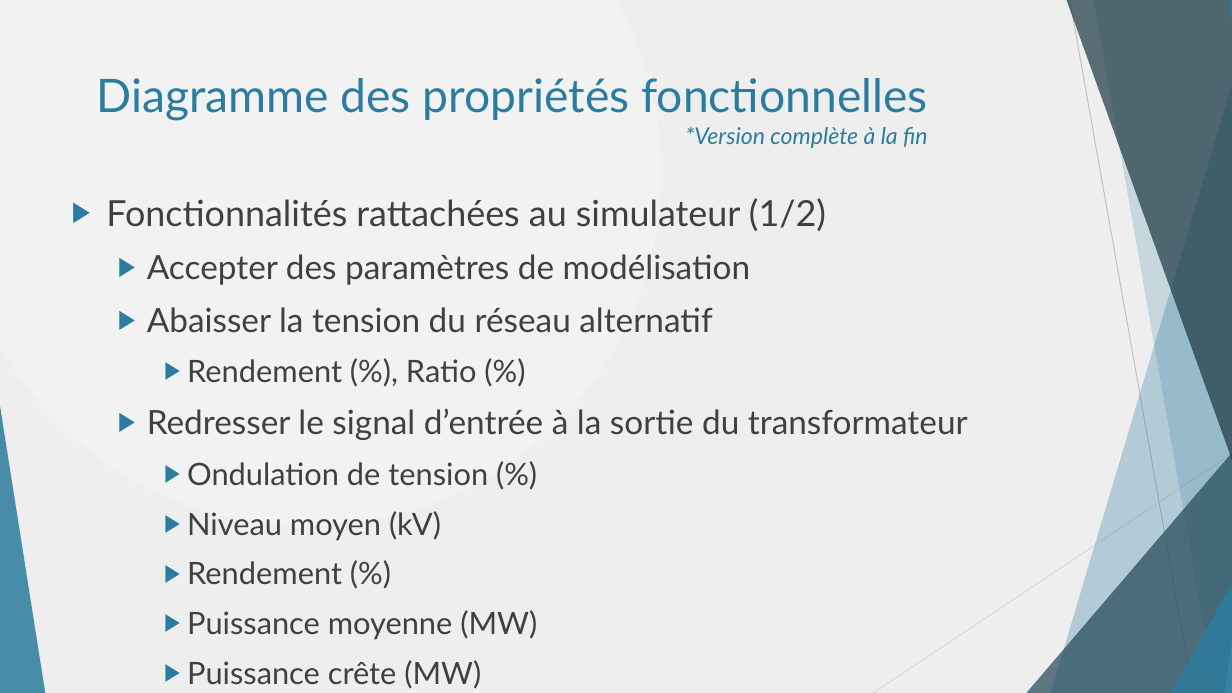
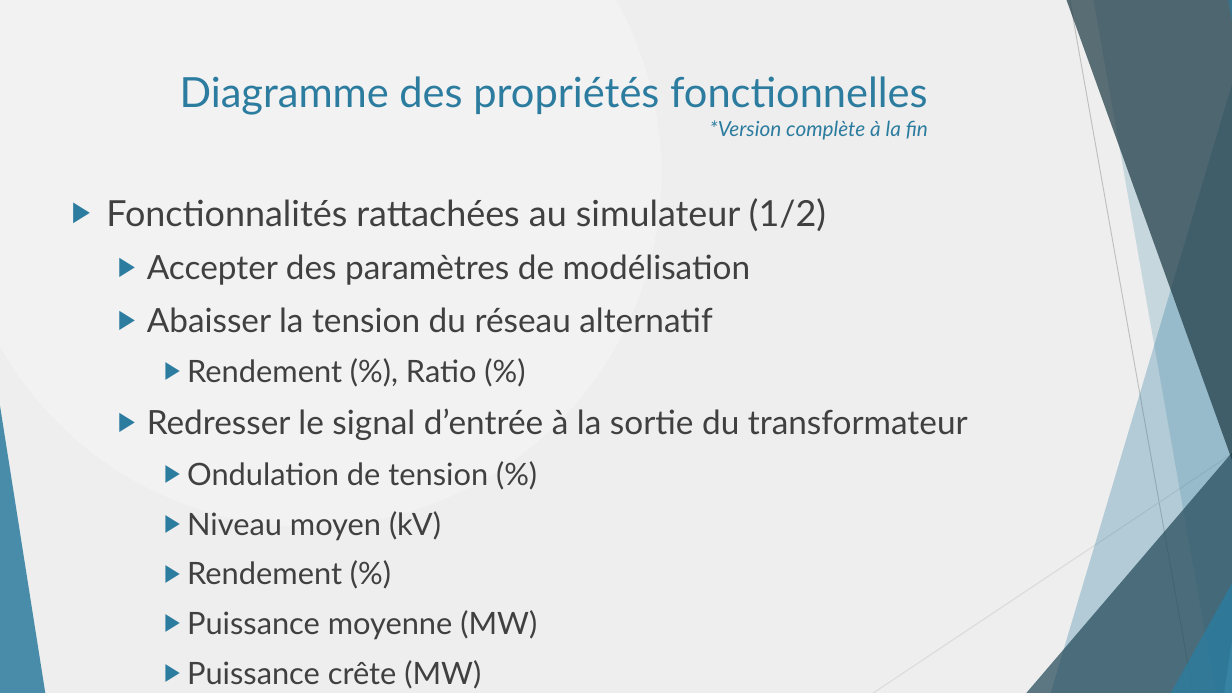
Before and after one commit to danthib76/DesignIV, a slide deck: slide 12 of Remise/Remise 1/Presentation_Remise_1.pptx. Drawn at 1232x693 pixels with LibreOffice and Linux fonts; fonts in the diff are those of the drawing. Boxes give left, top, right and bottom in pixels: in the first picture for what was removed or moved away, otherwise in the second. Text is boxed around its words. In the diff, an @@ line names an element or a change of style, - is before the commit and + after.

```diff
--- a/Remise/Remise 1/Presentation_Remise_1.pptx
+++ b/Remise/Remise 1/Presentation_Remise_1.pptx
@@ title "Diagramme des propriétés fonctionnelles *Version ..." at [180, 76, 928, 140]: size 36 to 32.4 pt in "Diagramme des propriétés fonctionnelles"; size 18 to 16.2 pt in "*Version complète à la fin" @@
```
Also in this commit, not shown: 5 other slides changed, 2 other files.
